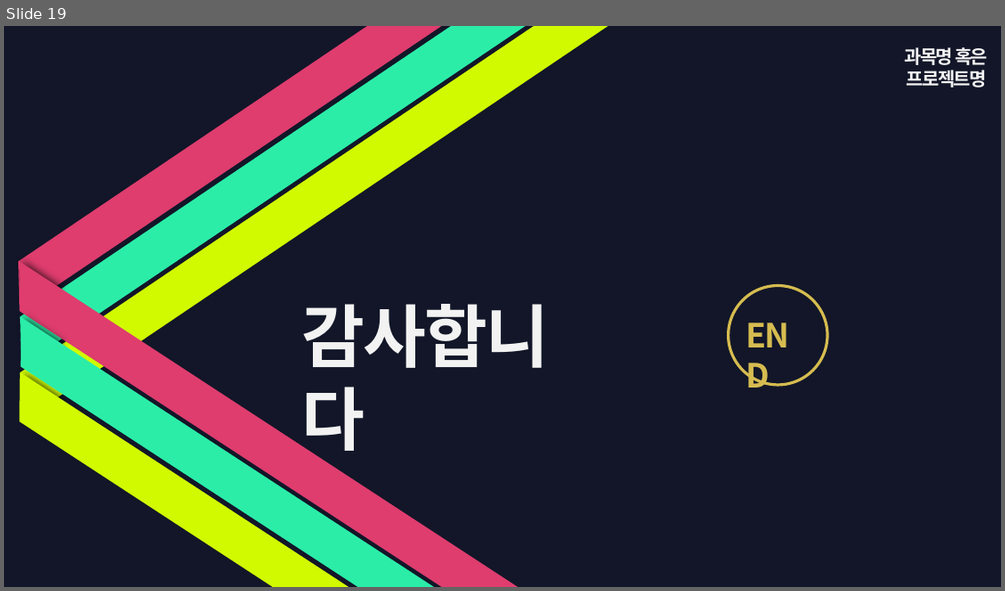
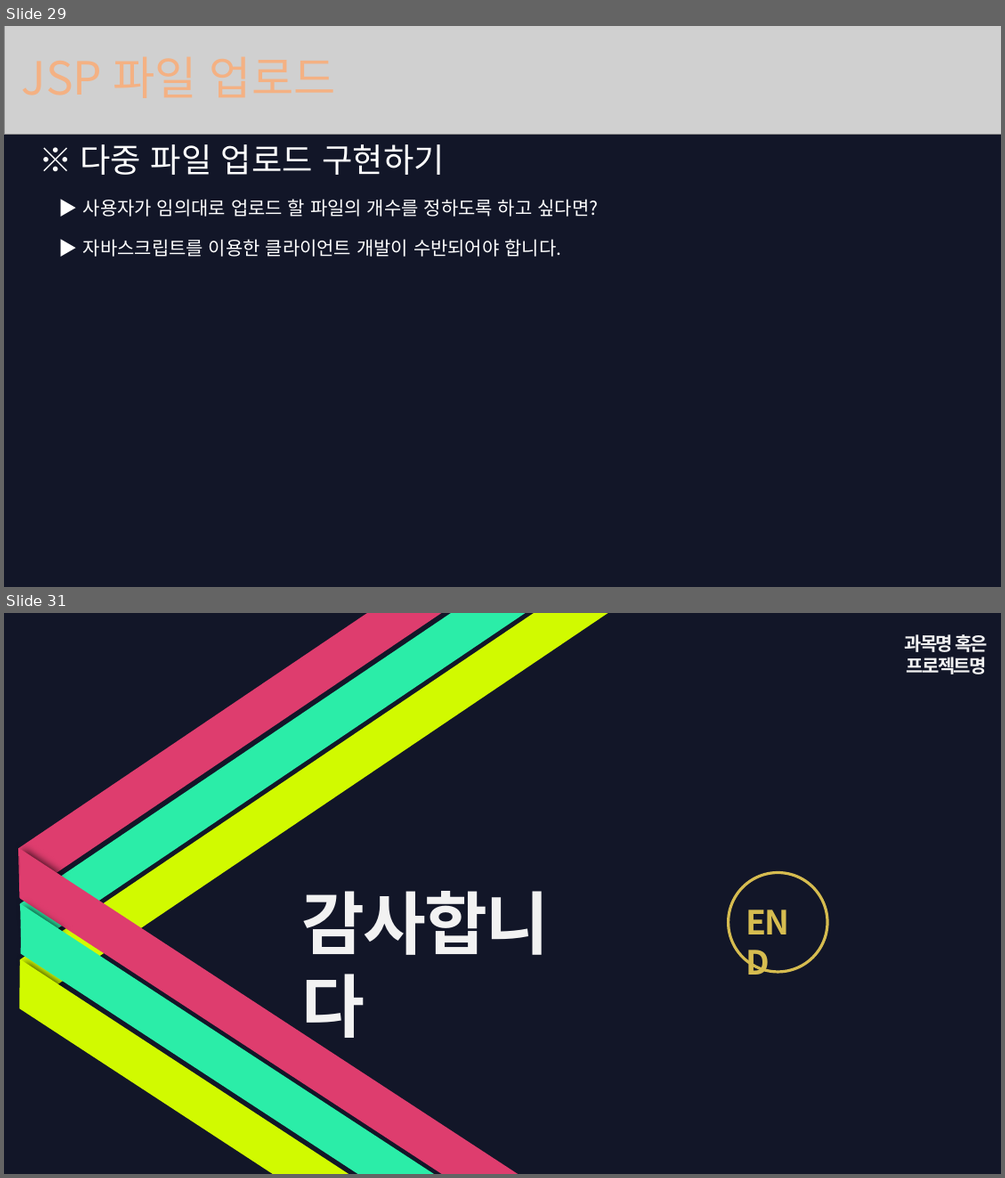
Before and after one commit to psun2/Java, a slide deck: Java-study/107. File Upload (feat) 동빈나/JSP파일업로드.pptx. Shown one above the other, each under a label of ours: slide 19 before the commit, slides 29 and 31 after it; the slides between them are not shown. The pictures are 1005x591 and 1005x1178 pixels, drawn with LibreOffice and Linux fonts; fonts in the diff are those of the drawing; grey boxes stand for pictures; background and template pictures are left out. Boxes give left, top, right and bottom in pixels: in the first picture for what was removed or moved away, otherwise in the second. Text is boxed around its words. In the diff, an @@ line names an element or a change of style, - is before the commit and + after.

```diff
--- a/Java-study/107. File Upload (feat) 동빈나/JSP파일업로드.pptx
+++ b/Java-study/107. File Upload (feat) 동빈나/JSP파일업로드.pptx
@@ slide 29 added at bbox=[4, 26, 1001, 587], background #121628 @@
@@ picture added at bbox=[4, 26, 1001, 135] @@
@@ text added at bbox=[81, 144, 444, 175], 32 pt, text #FFFFFF @@
+※ 다중 파일 업로드 구현하기
@@ text added at bbox=[83, 199, 598, 257], 18 pt, text #FFFFFF @@
+▶ 사용자가 임의대로 업로드 할 파일의 개수를 정하도록 하고 싶다면?
+▶ 자바스크립트를 이용한 클라이언트 개발이 수반되어야 합니다.
@@ what was slide 19 is now slide 31 @@
```
Also in this commit, not shown: 11 other slides added, 27 other files.
